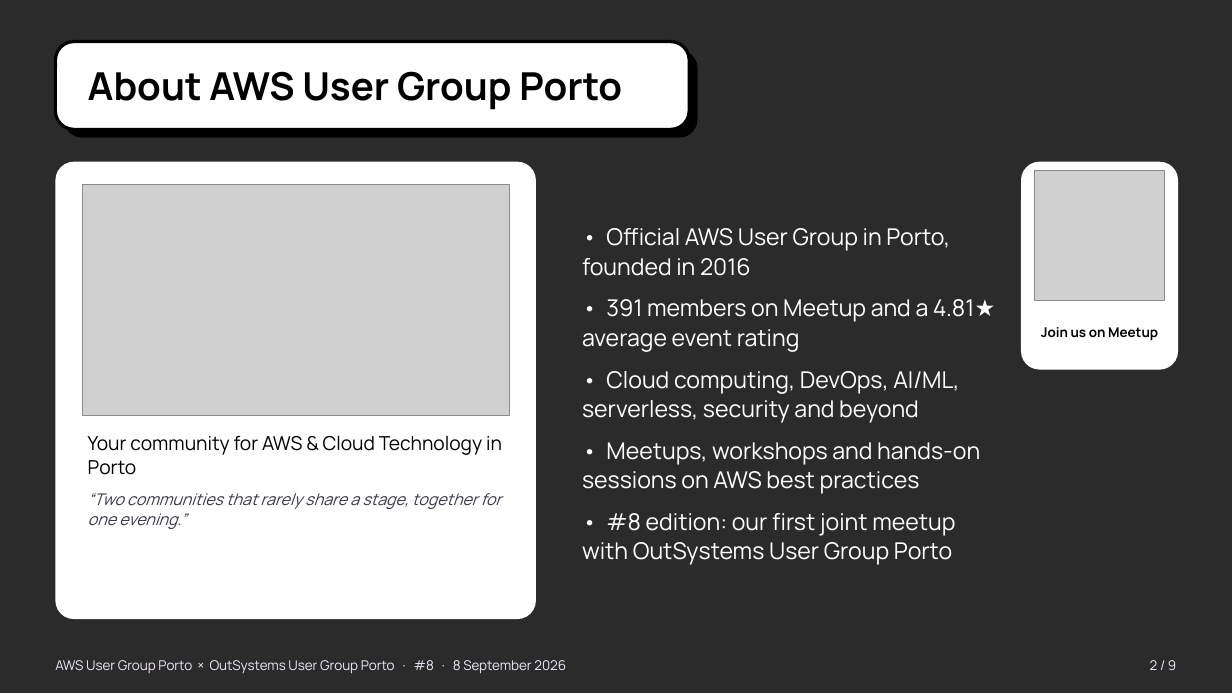
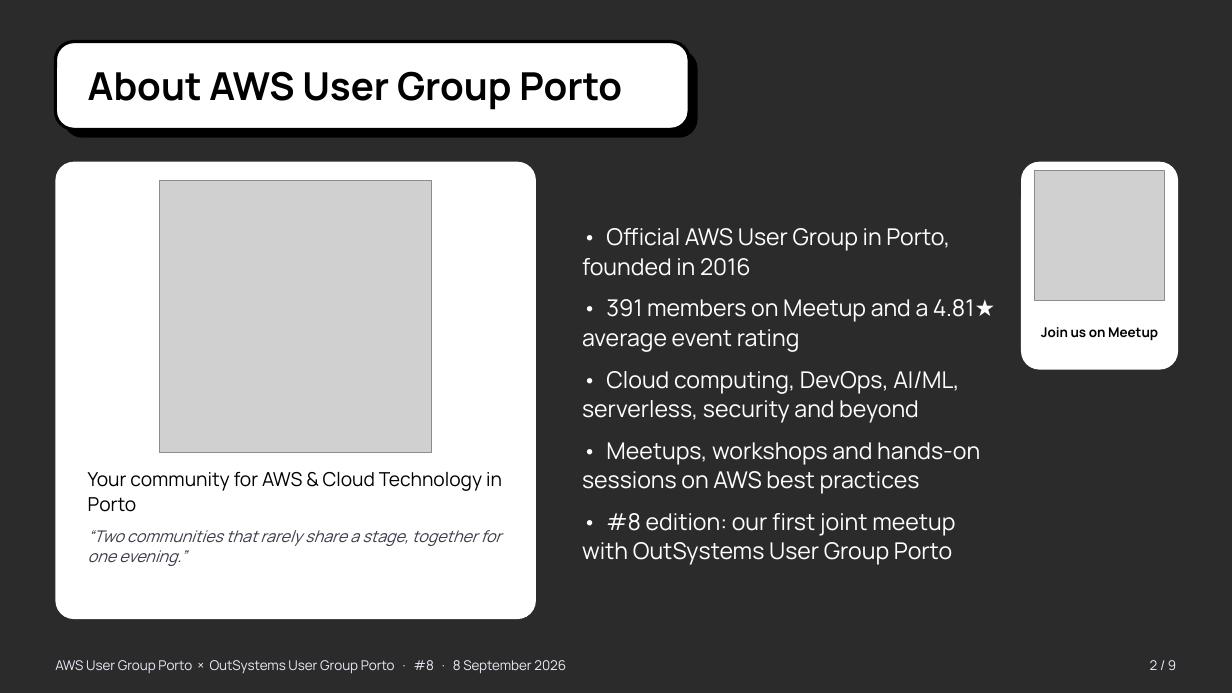
Before and after one commit to fabiosampaio-91/meetup-presentations, a slide deck: slide 2 of AWS UG Presentations/2026-09-08 - AWS UG Porto #8 x OutSystems UG Porto/2026-09-08-aws-ug-porto-8-x-outsystems-ug-porto.pptx. Drawn at 1232x693 pixels with LibreOffice and Linux fonts; fonts in the diff are those of the drawing; grey boxes stand for pictures; background and template pictures are left out; a plain dark background stands for a picture behind light text. Boxes give left, top, right and bottom in pixels: in the first picture for what was removed or moved away, otherwise in the second. Text is boxed around its words. In the diff, an @@ line names an element or a change of style, - is before the commit and + after.

```diff
--- a/AWS UG Presentations/2026-09-08 - AWS UG Porto #8 x OutSystems UG Porto/2026-09-08-aws-ug-porto-8-x-outsystems-ug-porto.pptx
+++ b/AWS UG Presentations/2026-09-08 - AWS UG Porto #8 x OutSystems UG Porto/2026-09-08-aws-ug-porto-8-x-outsystems-ug-porto.pptx
@@ picture: place and size @@
-picture at (82, 185, 509, 416)
+picture at (159, 180, 432, 453)
@@ text "Your community for AWS & ...": place and size @@
-text "Your community for AWS & ..." at (88, 436, 502, 529)
+text "Your community for AWS & ..." at (88, 472, 502, 566)
```
Also in this commit, not shown: 2 other slides changed, 39 other files.
